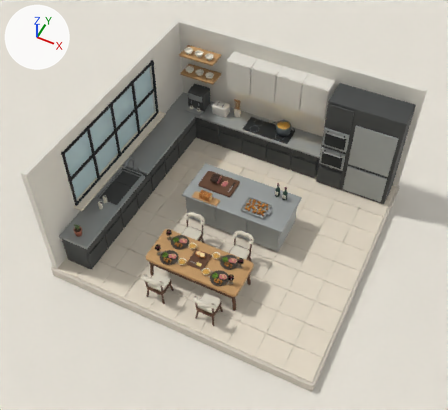
A saved change to the Blender file assets/models/monochrome-social-kitchen/models/monochrome-social-kitchen.blend.
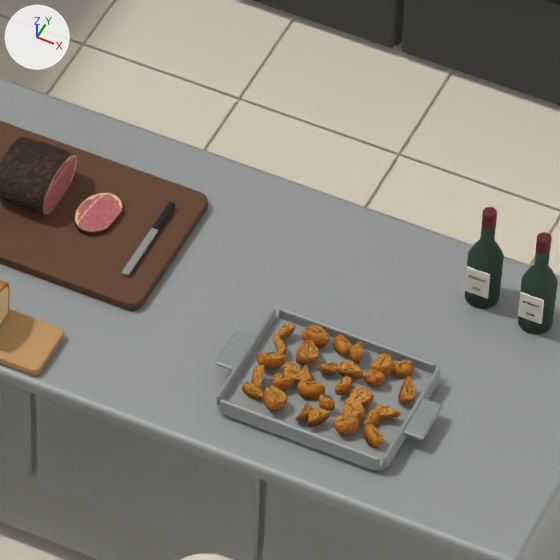
The first picture shows the older version from a 50 mm camera at (4.84, -10.42, 13.71) aimed at (-0.11, -0.52, 1.33). The close-ups show the older and then the newer version on the part from 47% to 64% of the width and 38% to 56% of the height of that picture. Only the edits that show in the close-ups are written down. Every picture has the same lights, and +X, +Y and +Z are marked at upper left.

Objects in the first close-up: 'Island drawer front.001', 'Porcelain floor tile.037', 'Porcelain floor tile.038', 'Porcelain floor tile.047', 'Porcelain floor tile.048', 'Porcelain floor tile.057', 'Porcelain floor tile.058', 'Rear drawer unit front.008', 'Roast carving board', 'Roasting tray base', 'Steel island body', 'Steel island top' and 62 more.
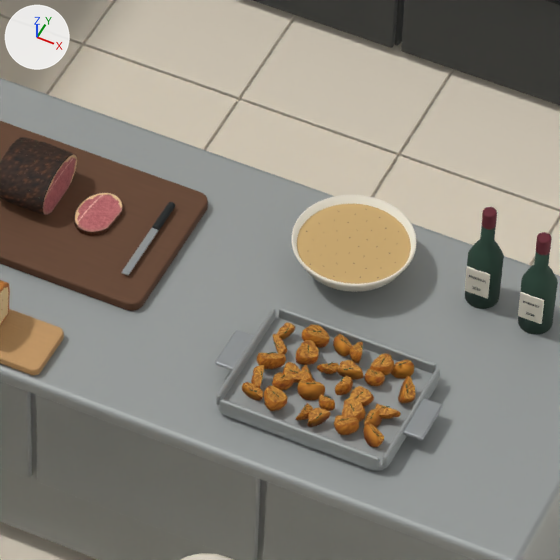
Not visible in the close-ups: 'Island steak sauce cracked pepper.029', 'Island steak sauce cracked pepper.030', 'Island steak sauce cracked pepper.031', 'Island steak sauce cracked pepper.032', 'Island steak sauce cracked pepper.033', 'Island steak sauce cracked pepper.034', 'Island steak sauce cracked pepper.035', 'Island steak sauce cracked pepper.036', 'Island steak sauce cracked pepper.037', 'Island steak sauce cracked pepper.038', 'Island steak sauce cracked pepper.039', 'Island steak sauce cracked pepper.041'.

Boxes [x1, y1, x2, y2] around the edits, measured in the close-ups (560 x 560 px):
'Island steak sauce peppercorn sauce surface', added (brown)
    after: [297, 204, 411, 284]
'Island steak sauce ivory serving bowl', added
    after: [292, 195, 416, 292]
'Island steak sauce rolled rim', added
    after: [292, 195, 416, 285]

Patch to the scene script:
```diff
--- a/assets/models/monochrome-social-kitchen/models/monochrome-social-kitchen.blend.py
+++ b/assets/models/monochrome-social-kitchen/models/monochrome-social-kitchen.blend.py
@@ ob_island_steak_sauce_cracked_pepper_041 @@
+ob_island_steak_sauce_cracked_pepper_041 = bpy.data.objects.new('Island steak sauce cracked pepper.041', me_sphere_162_1)  # a UV sphere (8 segments, 6 rings, poles along z) spanning x -0.0025..0.0025, y -0.0018..0.0018, z -0.0012..0.0012
+ob_island_steak_sauce_cracked_pepper_041.parent = ob_11_prime_rib_island_spread_root
+ob_island_steak_sauce_cracked_pepper_041.location = (0.366, 0.354, 1.273)
@@ ob_island_steak_sauce_cracked_pepper_039 @@
+ob_island_steak_sauce_cracked_pepper_039 = bpy.data.objects.new('Island steak sauce cracked pepper.039', me_sphere_160_1)  # a UV sphere (8 segments, 6 rings, poles along z) spanning x -0.0025..0.0025, y -0.0018..0.0018, z -0.0012..0.0012
+ob_island_steak_sauce_cracked_pepper_039.parent = ob_11_prime_rib_island_spread_root
+ob_island_steak_sauce_cracked_pepper_039.location = (0.622, 0.405, 1.273)
@@ ob_island_steak_sauce_cracked_pepper_038 @@
+ob_island_steak_sauce_cracked_pepper_038 = bpy.data.objects.new('Island steak sauce cracked pepper.038', me_sphere_159_1)  # a UV sphere (8 segments, 6 rings, poles along z) spanning x -0.0025..0.0025, y -0.0018..0.0018, z -0.0012..0.0012
+ob_island_steak_sauce_cracked_pepper_038.parent = ob_11_prime_rib_island_spread_root
+ob_island_steak_sauce_cracked_pepper_038.location = (0.283, 0.502, 1.273)
@@ ob_island_steak_sauce_cracked_pepper_037 @@
+ob_island_steak_sauce_cracked_pepper_037 = bpy.data.objects.new('Island steak sauce cracked pepper.037', me_sphere_158_1)  # a UV sphere (8 segments, 6 rings, poles along z) spanning x -0.0025..0.0025, y -0.0018..0.0018, z -0.0012..0.0012
+ob_island_steak_sauce_cracked_pepper_037.parent = ob_11_prime_rib_island_spread_root
+ob_island_steak_sauce_cracked_pepper_037.location = (0.595, 0.658, 1.273)
@@ ob_island_steak_sauce_cracked_pepper_036 @@
+ob_island_steak_sauce_cracked_pepper_036 = bpy.data.objects.new('Island steak sauce cracked pepper.036', me_sphere_157_1)  # a UV sphere (8 segments, 6 rings, poles along z) spanning x -0.0025..0.0025, y -0.0018..0.0018, z -0.0012..0.0012
+ob_island_steak_sauce_cracked_pepper_036.parent = ob_11_prime_rib_island_spread_root
+ob_island_steak_sauce_cracked_pepper_036.location = (0.471, 0.337, 1.273)
@@ ob_island_steak_sauce_cracked_pepper_035 @@
+ob_island_steak_sauce_cracked_pepper_035 = bpy.data.objects.new('Island steak sauce cracked pepper.035', me_sphere_160_1.copy())
+ob_island_steak_sauce_cracked_pepper_035.parent = ob_11_prime_rib_island_spread_root
+ob_island_steak_sauce_cracked_pepper_035.location = (0.347, 0.652, 1.273)
@@ ob_island_steak_sauce_cracked_pepper_034 @@
+ob_island_steak_sauce_cracked_pepper_034 = bpy.data.objects.new('Island steak sauce cracked pepper.034', me_sphere_155_1)  # a UV sphere (8 segments, 6 rings, poles along z) spanning x -0.0025..0.0025, y -0.0018..0.0018, z -0.0012..0.0012
+ob_island_steak_sauce_cracked_pepper_034.parent = ob_11_prime_rib_island_spread_root
+ob_island_steak_sauce_cracked_pepper_034.location = (0.648, 0.506, 1.273)
@@ ob_island_steak_sauce_cracked_pepper_033 @@
+ob_island_steak_sauce_cracked_pepper_033 = bpy.data.objects.new('Island steak sauce cracked pepper.033', me_sphere_154_1)  # a UV sphere (8 segments, 6 rings, poles along z) spanning x -0.0025..0.0025, y -0.0018..0.0018, z -0.0012..0.0012
+ob_island_steak_sauce_cracked_pepper_033.parent = ob_11_prime_rib_island_spread_root
+ob_island_steak_sauce_cracked_pepper_033.location = (0.331, 0.412, 1.273)
@@ ob_island_steak_sauce_cracked_pepper_032 @@
+ob_island_steak_sauce_cracked_pepper_032 = bpy.data.objects.new('Island steak sauce cracked pepper.032', me_sphere_158_1.copy())
+ob_island_steak_sauce_cracked_pepper_032.parent = ob_11_prime_rib_island_spread_root
+ob_island_steak_sauce_cracked_pepper_032.location = (0.499, 0.69, 1.273)
@@ ob_island_steak_sauce_cracked_pepper_031 @@
+ob_island_steak_sauce_cracked_pepper_031 = bpy.data.objects.new('Island steak sauce cracked pepper.031', me_sphere_152_1)  # a UV sphere (8 segments, 6 rings, poles along z) spanning x -0.0025..0.0025, y -0.0018..0.0018, z -0.0012..0.0012
+ob_island_steak_sauce_cracked_pepper_031.parent = ob_11_prime_rib_island_spread_root
+ob_island_steak_sauce_cracked_pepper_031.location = (0.562, 0.377, 1.273)
@@ ob_island_steak_sauce_cracked_pepper_030 @@
+ob_island_steak_sauce_cracked_pepper_030 = bpy.data.objects.new('Island steak sauce cracked pepper.030', me_sphere_157_1.copy())
+ob_island_steak_sauce_cracked_pepper_030.parent = ob_11_prime_rib_island_spread_root
+ob_island_steak_sauce_cracked_pepper_030.location = (0.308, 0.563, 1.273)
@@ ob_island_steak_sauce_cracked_pepper_029 @@
+ob_island_steak_sauce_cracked_pepper_029 = bpy.data.objects.new('Island steak sauce cracked pepper.029', me_sphere_154_1.copy())
+ob_island_steak_sauce_cracked_pepper_029.parent = ob_11_prime_rib_island_spread_root
+ob_island_steak_sauce_cracked_pepper_029.location = (0.616, 0.597, 1.273)
@@ ob_island_steak_sauce_peppercorn_sauce_surface @@
+ob_island_steak_sauce_peppercorn_sauce_surface = bpy.data.objects.new('Island steak sauce peppercorn sauce surface', me_cylinder_087_1)  # a 64-sided cylinder along z spanning x -0.216..0.216, y -0.216..0.216, z -0.003..0.003; in mat_peppersauce (brown #c8a76e); modifiers BEVEL, WEIGHTED_NORMAL
+ob_island_steak_sauce_peppercorn_sauce_surface.parent = ob_11_prime_rib_island_spread_root
+ob_island_steak_sauce_peppercorn_sauce_surface.location = (0.47, 0.52, 1.269)
@@ ob_island_steak_sauce_rolled_rim @@
+ob_island_steak_sauce_rolled_rim = bpy.data.objects.new('Island steak sauce rolled rim', me_torus_005_1)  # a torus around z (ring radius 0.231, tube radius 0.004) spanning x -0.235..0.235, y -0.235..0.235, z -0.004..0.004; in mat_ivory (pale yellow #ede5d6)
+ob_island_steak_sauce_rolled_rim.parent = ob_11_prime_rib_island_spread_root
+ob_island_steak_sauce_rolled_rim.location = (0.47, 0.52, 1.298)
@@ ob_island_steak_sauce_ivory_serving_bowl @@
+ob_island_steak_sauce_ivory_serving_bowl = bpy.data.objects.new('Island steak sauce ivory serving bowl', me_island_steak_sauce_ivory_serving_bowl)  # 640 vertices, 576 faces; spans x 0.235..0.705, y 0.285..0.755, z 1.15..1.3; in mat_ceramic (pale yellow #eee8d7)
+ob_island_steak_sauce_ivory_serving_bowl.parent = ob_11_prime_rib_island_spread_root
+ob_island_steak_sauce_ivory_serving_bowl.location = (0.0, 0.0, 0.0)
```
